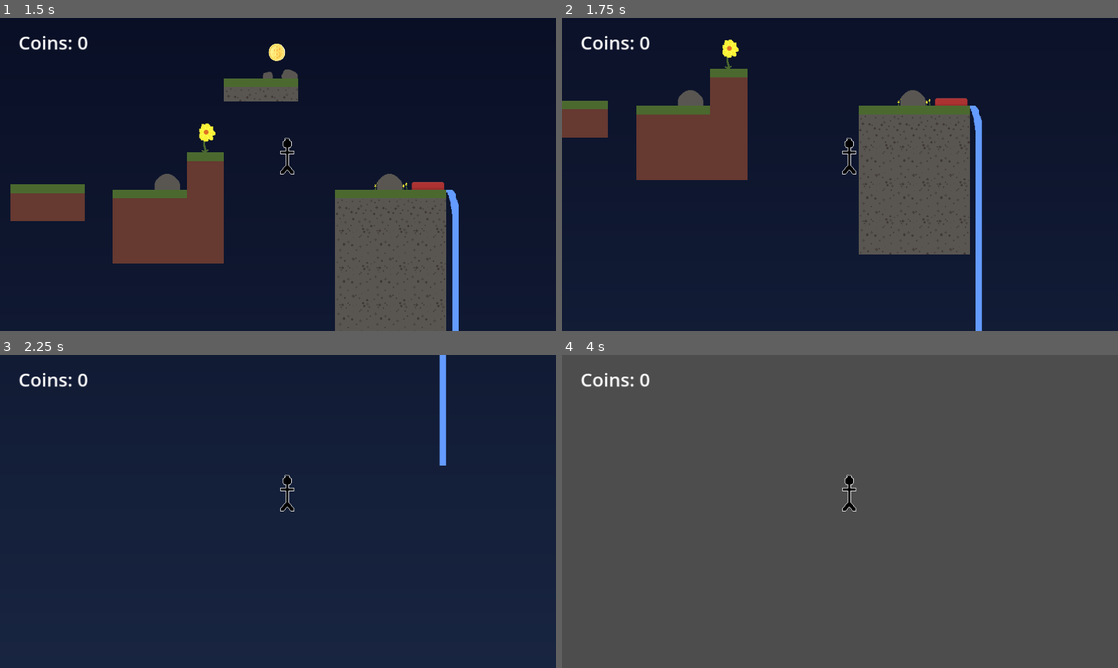
Above: before the commit, frames 1-4 (two rows, left to right).
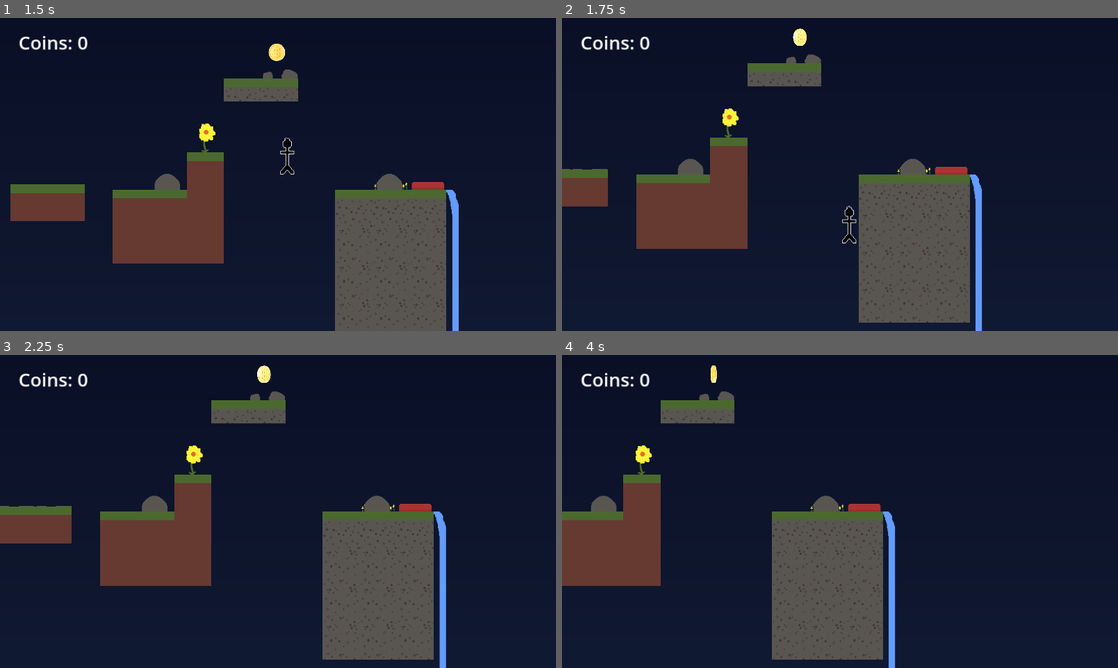
Above: after the commit, the same moments.

Repository: endlessm/moddable-platformer
Game: Godot game, scene res://main.tscn
Two runs of this game, one before a commit and one after it. Both use one fixed random seed, a clock stepped at 60 frames per second and the inputs below.
Inputs:
- Up to frame 1 (1.5 s): tap Enter (ui_accept) at 0.5, 0.77 s; hold Right (ui_right) from 0.53 s (still down)
- Up to frame 2 (1.75 s): keep holding Right (ui_right); tap Enter (ui_accept) at 1.52 s
- Up to frame 3 (2.25 s): release Right (ui_right) at 2.03 s; hold Left (ui_left) from 2.03 s (still down)
- Up to frame 4 (4 s): release Left (ui_left) at 2.78 s; hold Right (ui_right) from 2.78 s (still down); tap Enter (ui_accept) at 3.02, 3.77 s

Frame 1 is identical in both runs. In frame 2, 23% of the frame differs, in the area x 0-76%, y 3-98%; in frame 3, 20%; in frame 4, 90%, in the area x 0-100%, y 0-100%.

Commit message:
Set the Camera view's bottom to 270 px
Set the Camera view's bottom to 270 px. Then, the camera view will stay
at the normal game area, instead of following the dropped player to the
bottomless hole.

https://phabricator.endlessm.com/T35440

Diff:
--- a/main.tscn
+++ b/main.tscn
@@ -55,5 +55,6 @@
 [node name="Camera2D" type="Camera2D" parent="Player"]
 position = Vector2(-16, 32)
 zoom = Vector2(2, 2)
+limit_bottom = 270
 
 [node name="HUD" parent="." instance=ExtResource("6_mp7wy")]
